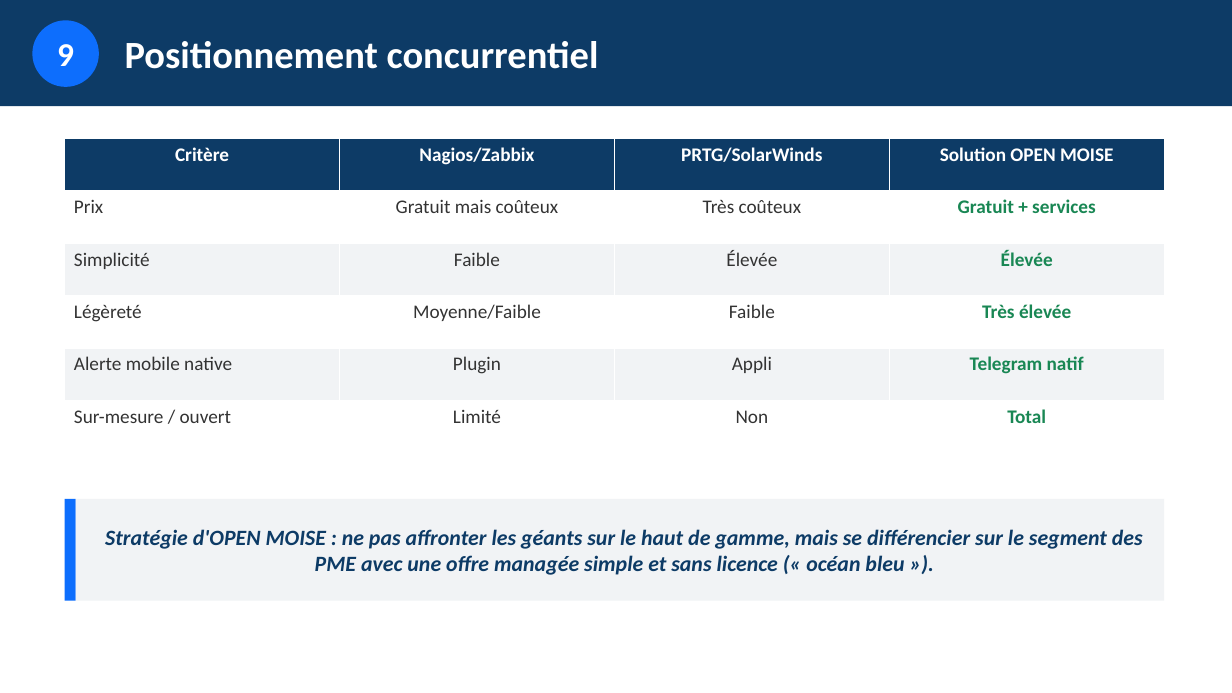
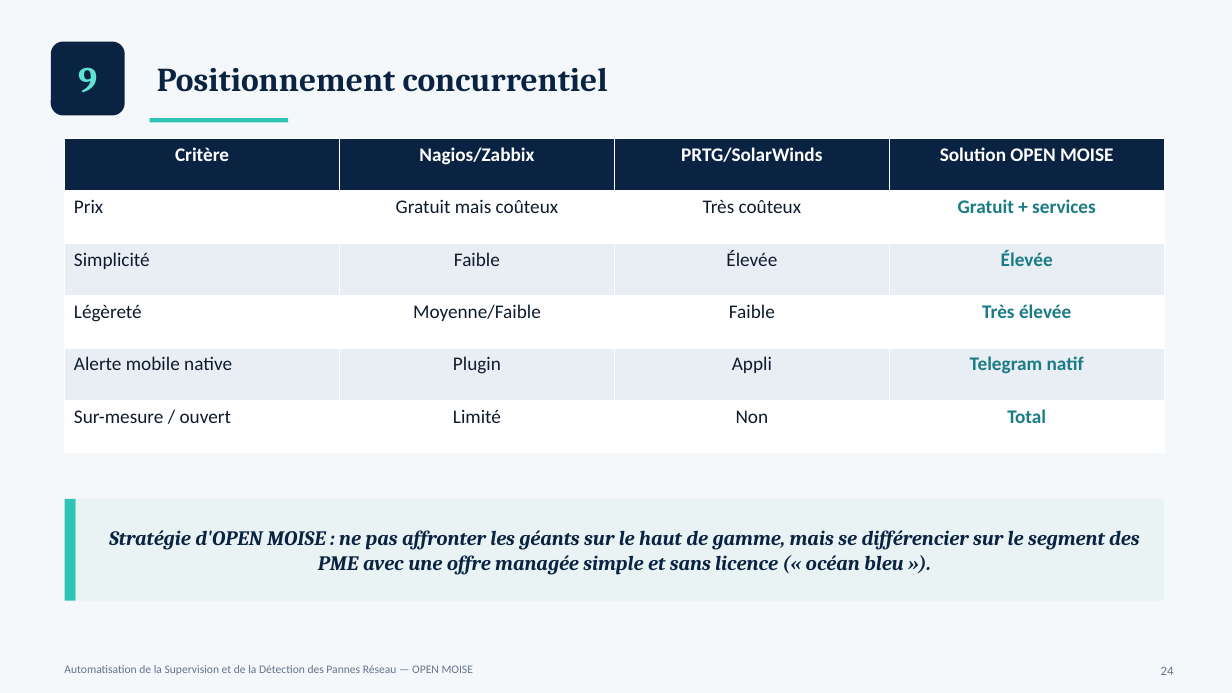
Before and after one commit to esperanceykouassi-bit/Supervision-reseau, a slide deck: slide 24 of soutenance/presentation-projet.pptx. Drawn at 1232x693 pixels with LibreOffice and Linux fonts; fonts in the diff are those of the drawing. Boxes give left, top, right and bottom in pixels: in the first picture for what was removed or moved away, otherwise in the second. Text is boxed around its words. In the diff, an @@ line names an element or a change of style, - is before the commit and + after.

```diff
--- a/soutenance/presentation-projet.pptx
+++ b/soutenance/presentation-projet.pptx
@@ background #FFFFFF to #F4F8FB @@
@@ rectangle removed at box(0, 0, 1232, 106) @@
@@ text "9": place and size @@
-text "9" at box(32, 20, 99, 87)
+text "9" at box(78, 67, 97, 92)
@@ text "9" at box(78, 67, 97, 92): size 26 to 28 pt, font Calibri to Cambria, text colour #FFFFFF to #5FE3D3; fill #0D6EFD to none @@
@@ rounded rectangle added at box(51, 42, 125, 116), fill #0A2342 @@
@@ text "Positionnement concurrentiel": place and size @@
-text "Positionnement concurrentiel" at box(125, 41, 599, 69)
+text "Positionnement concurrentiel" at box(157, 68, 608, 92)
@@ text "Positionnement concurrentiel" at box(157, 68, 608, 92): size 30 to 26 pt, font Calibri to Cambria, text colour #FFFFFF to #0A2342 @@
@@ rectangle added at box(150, 118, 288, 122), fill #2EC4B6 @@
@@ table at box(65, 139, 1166, 453) @@
@@ fill #0D3B66 to #0A2342 in row 1 @@
@@ fill #F1F3F5 to #E8EEF4 in 8 cells @@
@@ text colour #333333 to #0F1B2D in "Prix", "Gratuit mais coûteux", "Très coûteux", "Simplicité" and 11 more places @@
@@ text colour #198754 to #1C7C84 in "Gratuit + services", "Élevée", "Très élevée", "Telegram natif" and 1 more places @@
@@ rectangle at box(65, 499, 76, 601): fill #0D6EFD to #2EC4B6 @@
@@ rectangle "Stratégie d'OPEN MOISE : ne ..." at box(76, 499, 1165, 601): size 17 to 16 pt, font Calibri to Cambria, text colour #0D3B66 to #0A2342; fill #F1F3F5 to #EAF3F4 @@
@@ text added at box(64, 665, 473, 675), 9 pt, text #64748B @@
+Automatisation de la Supervision et de la Détection des Pannes Réseau — OPEN MOISE
@@ text added at box(1161, 667, 1174, 675), 10 pt, text #64748B @@
+24
```
Also in this commit, not shown: 36 other slides changed, 1 other file.
